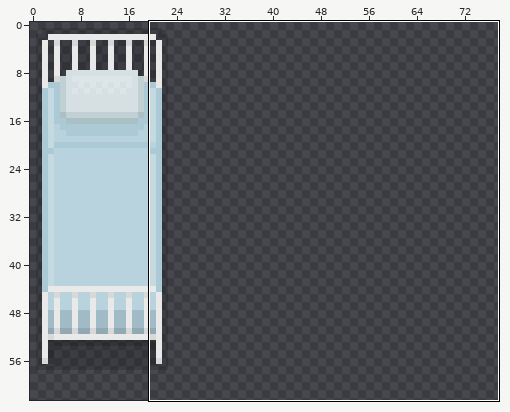
Sprite sheet: assets/bed.png. The first picture is a wide view before the edit; the outline marks the close-up.
Close-up. Before the edit:
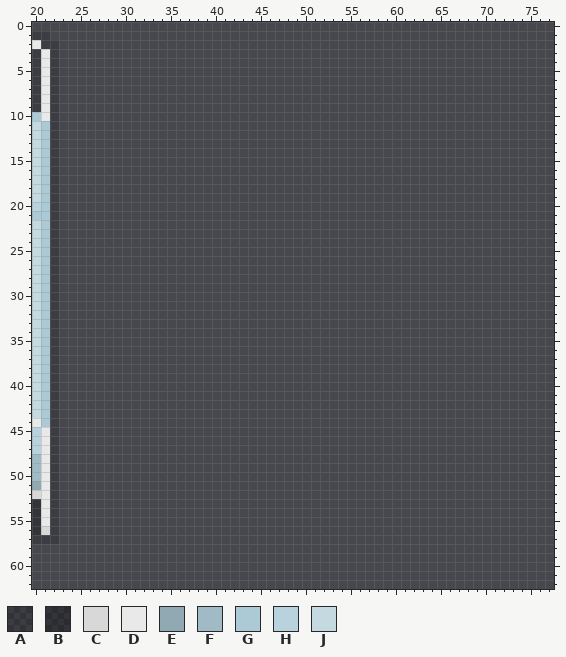
The file is 96x118 pixels. Colours within 5 levels of each other are drawn and written as one. Shown: x 20..77, y 0..62. The wide view leaves out empty margins.
Palette (. is transparent): A #00000026  B #00000046  C #d8d8d8  D #e9e9e9  E #90a9b2  F #a0bbc5  G #abcad5  H #b8d3dd  J #c5d9e1
Pixels before (only the part around the change), first column x 20:
 0 ..........................................................
 1 AA........................................................
 2 DAA.......................................................
 3 ADA.......................................................
 4 ADA.......................................................
 5 ADA.......................................................
 6 ADA.......................................................
 7 ADA.......................................................
 8 ADA.......................................................
 9 ADA.......................................................
10 GDA.......................................................
11 JGA.......................................................
12 JGA.......................................................
13 JGA.......................................................
14 JGA.......................................................
15 JGA.......................................................
16 JGA.......................................................
17 JGA.......................................................
18 JGA.......................................................
19 JGA.......................................................
20 HGA.......................................................
21 GGA.......................................................
22 JGA.......................................................
23 JGA.......................................................
24 JGA.......................................................
25 JGA.......................................................
26 JGA.......................................................
27 JGA.......................................................
28 JGA.......................................................
29 JGA.......................................................
30 JGA.......................................................
31 JGA.......................................................
32 JGA.......................................................
33 JGA.......................................................
34 JGA.......................................................
35 JGA.......................................................
36 JGA.......................................................
37 JGA.......................................................
38 JGA.......................................................
39 JGA.......................................................
40 JGA.......................................................
41 JGA.......................................................
42 JGA.......................................................
43 JGA.......................................................
44 DGA.......................................................
45 HDA.......................................................
46 HDA.......................................................
47 HDA.......................................................
48 FDA.......................................................
49 FDA.......................................................
50 FDA.......................................................
51 EDA.......................................................
52 CDA.......................................................
53 BDA.......................................................
54 BDA.......................................................
55 BDA.......................................................
56 BCA.......................................................
57 AAA.......................................................
58 ..........................................................
59 ..........................................................
60 ..........................................................
The same view after the edit:
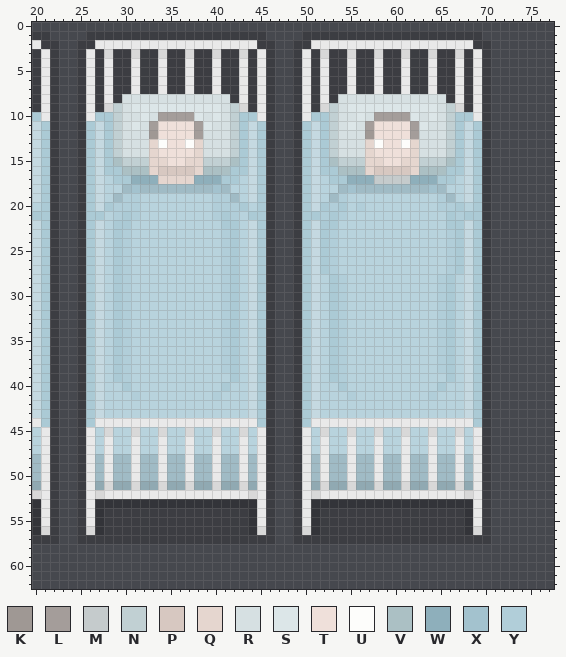
Colours new in this view: K #9f9894  L #a49d9a  M #c5cbcc  N #c1d0d3  P #d7c8c1  Q #e5d6cf  R #d6e0e2  S #dce6e8  T #efe0da  U #fdfdfb  V #abc0c4  W #8eafbb  X #a3c2ce  Y #b1ced9
The exact change:
Changed rows in their new state; - is an unchanged pixel.
first column x 25:
 1 -AAAAAAAAAAAAAAAAAAAA----AAAAAAAAAAAAAAAAAAAA-
 2 AADDDDDDDDDDDDDDDDDDAA--AADDDDDDDDDDDDDDDDDDAA
 3 ADACAACAACAACAACAACADA--ADACAACAACAACAACAACADA
 4 ADADAADAADAADAADAADADA--ADADAADAADAADAADAADADA
 5 ADADAADAADAADAADAADADA--ADADAADAADAADAADAADADA
 6 ADADAADAADAADAADAADADA--ADADAADAADAADAADAADADA
 7 ADADAADAADAADAADAADADA--ADADAADAADAADAADAADADA
 8 ADADARRRRRRRRRRRRADADA--ADADARRRRRRRRRRRRADADA
 9 ADACNRSSSSSSSSSSRNCADA--ADACNRSSSSSSSSSSRNCADA
10 ADGGNRRSRLLLLSRSRNGGDA--ADGGNRRSRLLLLSRSRNGGDA
11 AGJGNRSRLTTTTLSRRNGJGA--AGJGNRSRLTTTTLSRRNGJGA
12 AGJGNRRRKTTTTLRRRNGJGA--AGJGNRRRKTTTTLRRRNGJGA
13 AGJGNRRRQUTTUQRRRNGJGA--AGJGNRRRQUTTUQRRRNGJGA
14 AGJGNRRRQTTTTQRRRNGJGA--AGJGNRRRQTTTTQRRRNGJGA
15 AGJGVNNNQQTTQQNNNVGJGA--AGJGVNNNQQTTQQNNNVGJGA
16 AGJGGVVVQPPPPQVVVGGJGA--AGJGGVVVQPPPPQVVVGGJGA
17 AGJHGGWWWQQQQWWWGGHJGA--AGJHGGWWWMMMMWWWGGHJGA
18 AGJHHFXFFFFFFFFXFHHJGA--AGJHHFXFFFFFFFFXFHHJGA
19 AGJHFYYHHHHHHHHYYFHJGA--AGJHFYHHHHHHHHHHYFHJGA
20 AGJGYYYHHHHHHHHYYYGHGA--AGJGYGHYHHHHHHHHYYGHGA
21 AGGHYGYHHHHHHHHYGYHGGA--AGGYGYHHHHHHHHHHHGYGGA
22 AGJHGGHHHHHHHHHHGGHJGA--AGJGGHHHHHHHHHHHHGGJGA
23 AGJHGYHHHHHHHHHHYGHJGA--AGJGYHHHHHHHHHHHHYGJGA
24 AGJHGYHHHHHHHHHHYGHJGA--AGJGYHHHHHHHHHHHHYGJGA
25 AGJHGYHHHHHHHHHHYGHJGA--AGJGYHHHHHHHHHHHHYGJGA
26 AGJHGYHHHHHHHHHHYGHJGA--AGJGYHHHHHHHHHHHHYGJGA
27 AGJHGYHHHHHHHHHHYGHJGA--AGJGYHHHHHHHHHHHHYGJGA
28 AGJHGYHHHHHHHHHHYGHJGA--AGJHGYHHHHHHHHHHYGHJGA
29 AGJHGYHHHHHHHHHHYGHJGA--AGJHGYHHHHHHHHHHYGHJGA
30 AGJHGYHHHHHHHHHHYGHJGA--AGJHGYHHHHHHHHHHYGHJGA
31 AGJHGYHHHHHHHHHHYGHJGA--AGJHGYHHHHHHHHHHYGHJGA
32 AGJHGYHHHHHHHHHHYGHJGA--AGJHGYHHHHHHHHHHYGHJGA
33 AGJHGYHHHHHHHHHHYGHJGA--AGJHGYHHHHHHHHHHYGHJGA
34 AGJHGYHHHHHHHHHHYGHJGA--AGJHGYHHHHHHHHHHYGHJGA
35 AGJHGYHHHHHHHHHHYGHJGA--AGJHGYHHHHHHHHHHYGHJGA
36 AGJHGYHHHHHHHHHHYGHJGA--AGJHGYHHHHHHHHHHYGHJGA
37 AGJHGYHHHHHHHHHHYGHJGA--AGJHGYHHHHHHHHHHYGHJGA
38 AGJHGYHHHHHHHHHHYGHJGA--AGJHGYHHHHHHHHHHYGHJGA
39 AGJHGYHHHHHHHHHHHGHJGA--AGJHGYHHHHHHHHHHHGHJGA
40 AGJHHGHHHHHHHHHHGHHJGA--AGJHHGHHHHHHHHHHGHHJGA
41 AGJHHHYHHHHHHHHYHHHJGA--AGJHHHYHHHHHHHHYHHHJGA
42 AGJHHHHHHHHHHHHHHHHJGA--AGJHHHHHHHHHHHHHHHHJGA
43 AGJHHHHHHHHHHHHHHHHJGA--AGJHHHHHHHHHHHHHHHHJGA
44 AGDDDDDDDDDDDDDDDDDDGA--AGDDDDDDDDDDDDDDDDDDGA
45 ADHCHHCHHCHHCHHCHHCHDA--ADHCHHCHHCHHCHHCHHCHDA
46 ADHDHHDHHDHHDHHDHHDHDA--ADHDHHDHHDHHDHHDHHDHDA
47 ADHDHHDHHDHHDHHDHHDHDA--ADHDHHDHHDHHDHHDHHDHDA
48 ADFDFFDFFDFFDFFDFFDFDA--ADFDFFDFFDFFDFFDFFDFDA
49 ADFDFFDFFDFFDFFDFFDFDA--ADFDFFDFFDFFDFFDFFDFDA
50 ADFDFFDFFDFFDFFDFFDFDA--ADFDFFDFFDFFDFFDFFDFDA
51 ADECEECEECEECEECEECEDA--ADECEECEECEECEECEECEDA
52 ADCDDDDDDDDDDDDDDDDCDA--ADCDDDDDDDDDDDDDDDDCDA
53 ADBBBBBBBBBBBBBBBBBBDA--ADBBBBBBBBBBBBBBBBBBDA
54 ADBAAAAAAAAAAAAAAAABDA--ADBAAAAAAAAAAAAAAAABDA
55 ADBAAAAAAAAAAAAAAAABDA--ADBAAAAAAAAAAAAAAAABDA
56 ACBAAAAAAAAAAAAAAAABCA--ACBAAAAAAAAAAAAAAAABCA
57 AAAAAAAAAAAAAAAAAAAAAA--AAAAAAAAAAAAAAAAAAAAAA
